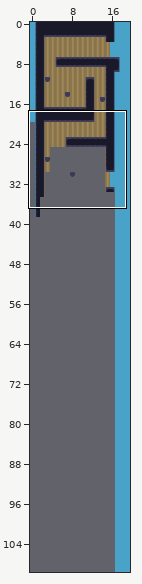
Level history. Tiled map: Assets/Maps/MAP.tmx. The picture above shows the old version from afar; the outline marks the close-up.
Close-up. The starting point:
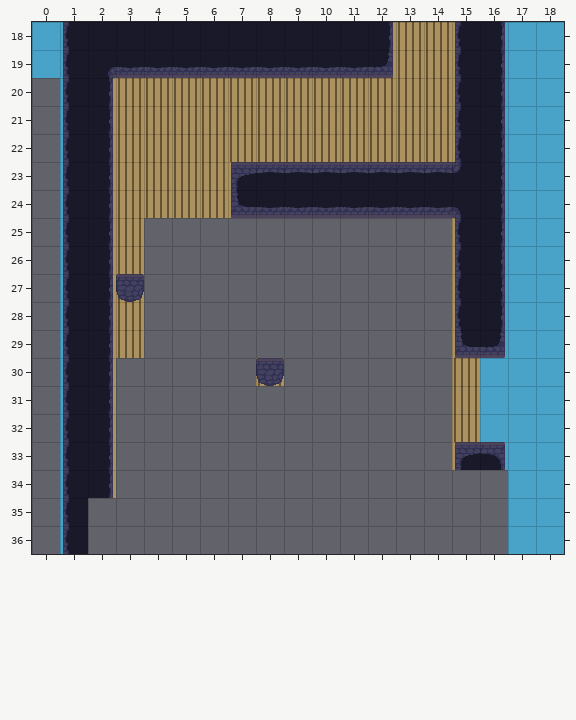
Cells are 32x32 px. Shown: x 0..18, y 18..36. The commit also changed other parts of the map, which this record leaves out.
The same view after the edit:
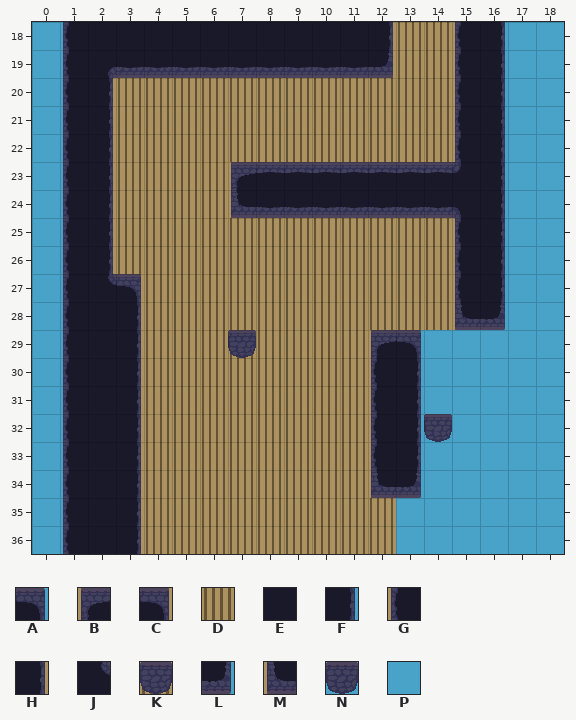
Key: from "TileSet": A 5, B 6, C 8, D 13, E 16, F 17, G 18, H 20, J 21, K 23, L 29, M 30, N 33, P 34.
_ is an empty cell, . an unchanged one.
Difference:
--- layer "Tile Layer 1"
@@ x 0..16 @@
-20 _................
-21 _................
-22 _................
-23 _................
-24 _................
-25 _...___________..
-26 _...___________..
-27 _.HK___________..
-28 _.HD___________GF
-29 _.HD___________ML
-30 _.H_____K______D.
-31 _.H____________D.
-32 _.H____________D.
-33 _.H____________BA
-34 _.H______________
-35 _._______________
-36 _._______________
+20 P................
+21 P................
+22 P................
+23 P................
+24 P................
+25 P...DDDDDDDDDDD..
+26 P...DDDDDDDDDDD..
+27 P.JCDDDDDDDDDDD..
+28 P.EHDDDDDDDDDDDML
+29 P.EHDDDKDDDDBAPPP
+30 P.EHDDDDDDDDGFPP.
+31 P.EHDDDDDDDDGFPP.
+32 P.EHDDDDDDDDGFNP.
+33 P.EHDDDDDDDDGFPPP
+34 P.EHDDDDDDDDMLPPP
+35 P.EHDDDDDDDDDPPPP
+36 P.EHDDDDDDDDDPPPP
Boxes around the changes in both close-ups, in picture pixels (x1, y1, x2, y2):
added: (32, 78, 60, 554)
changed: (88, 218, 508, 554)
